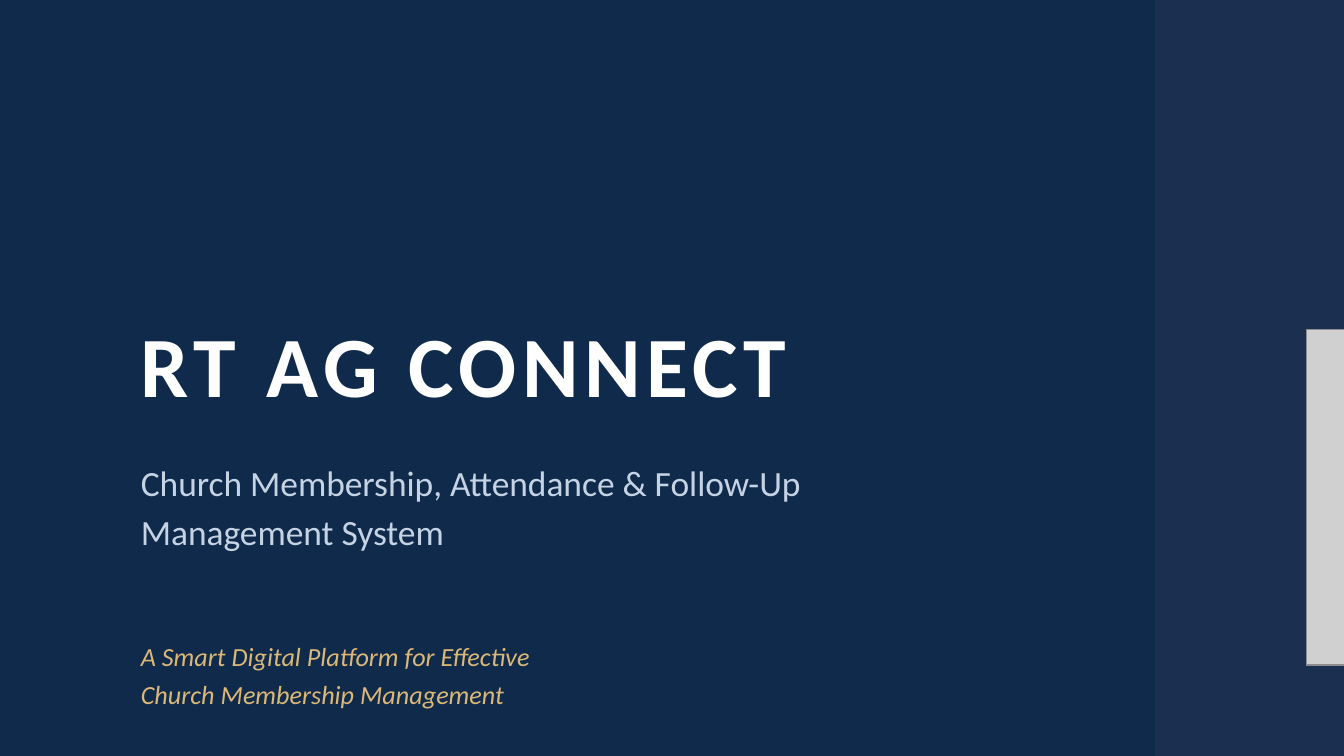
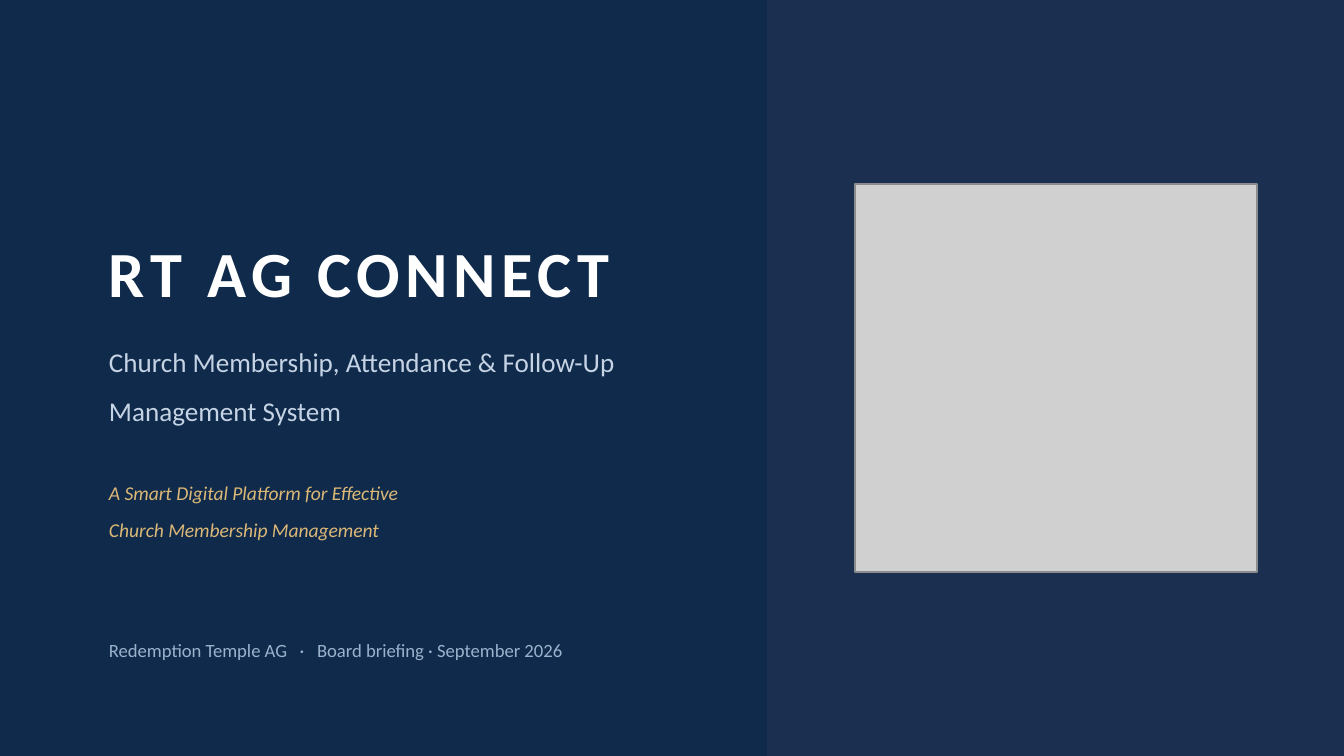
Before and after one commit to nhanhayhaw/ChurchCONNECT, a slide deck: slide 1 of docs/ChurchConnect-Leadership-Presentation.pptx. Drawn at 1344x756 pixels with LibreOffice and Linux fonts; fonts in the diff are those of the drawing; grey boxes stand for pictures. Boxes give left, top, right and bottom in pixels: in the first picture for what was removed or moved away, otherwise in the second. Text is boxed around its words. In the diff, an @@ line names an element or a change of style, - is before the commit and + after.

```diff
--- a/docs/ChurchConnect-Leadership-Presentation.pptx
+++ b/docs/ChurchConnect-Leadership-Presentation.pptx
@@ rectangle: place and size @@
-rectangle at box(1156, 0, 1344, 756)
+rectangle at box(769, 0, 1344, 755)
@@ picture added at box(855, 184, 1257, 573) @@
@@ text "RT AG CONNECT": place and size @@
-text "RT AG CONNECT" at box(141, 340, 786, 398)
+text "RT AG CONNECT" at box(109, 254, 610, 298)
@@ text "RT AG CONNECT" at box(109, 254, 610, 298): size 46 to 34.5 pt @@
@@ text "Church Membership, Attendance & Follow-Up": place and size @@
-text "Church Membership, Attendance & Follow-Up" at box(141, 471, 801, 551)
+text "Church Membership, Attendance & Follow-Up" at box(109, 353, 615, 426)
@@ text "Church Membership, Attendance & Follow-Up" at box(109, 353, 615, 426): size 19 to 14.5 pt @@
@@ picture removed at box(1306, 329, 1344, 665) @@
@@ text "A Smart Digital Platform for ...": place and size @@
-text "A Smart Digital Platform for ..." at box(141, 648, 530, 709)
+text "A Smart Digital Platform for ..." at box(109, 486, 398, 541)
@@ text "A Smart Digital Platform for ..." at box(109, 486, 398, 541): size 14 to 10.5 pt @@
@@ text added at box(109, 644, 562, 660), 10 pt, text #9BB2CD @@
+Redemption Temple AG · Board briefing · September 2026
```
Also in this commit, not shown: 21 other slides changed, 5 other files.
